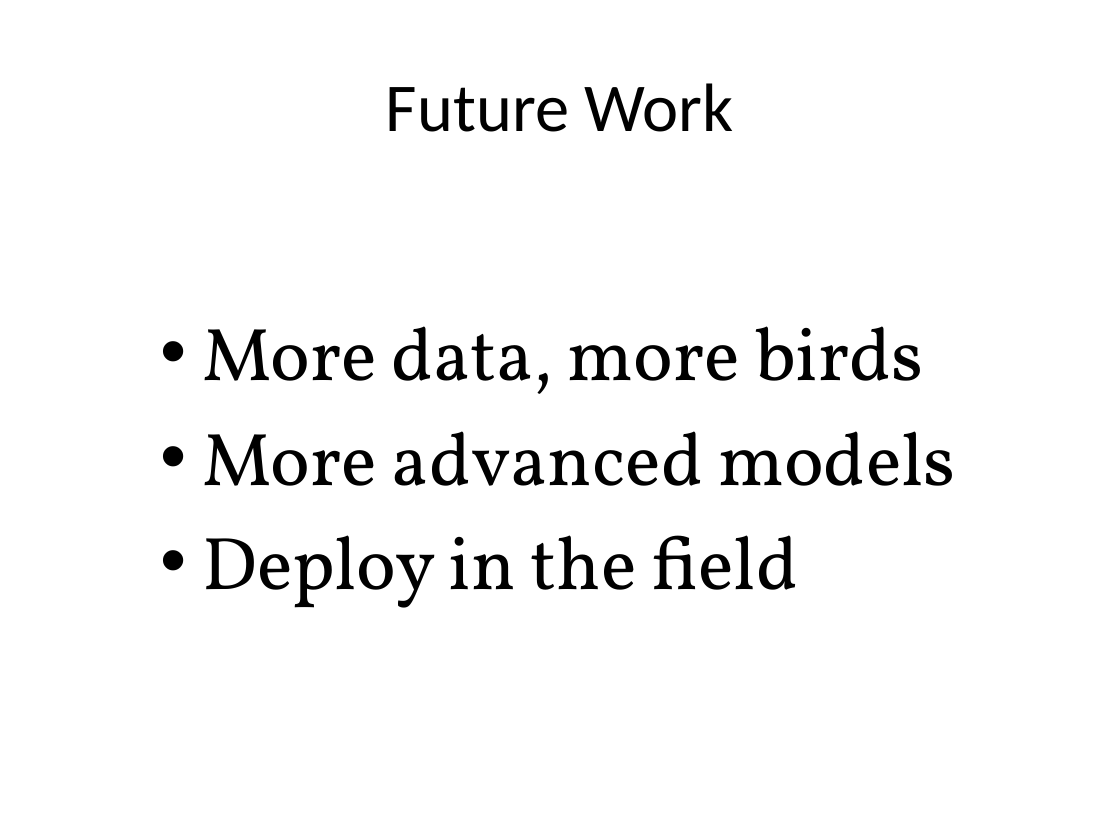
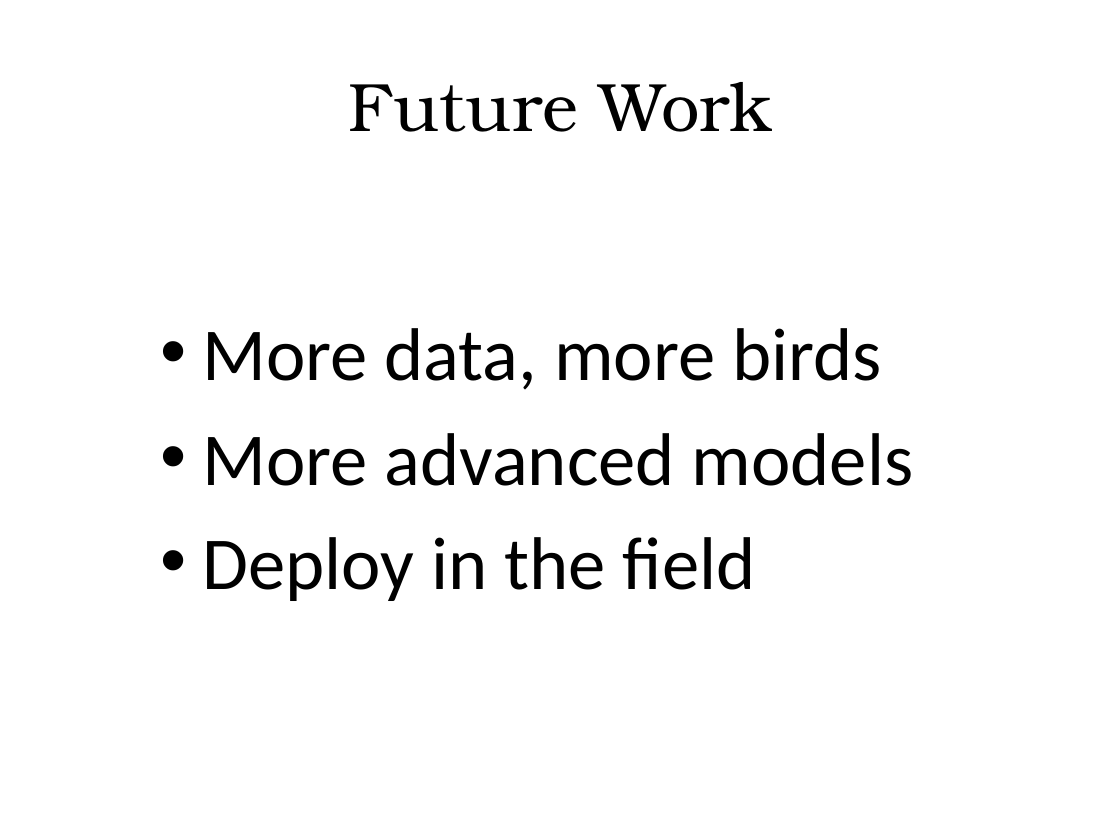
Before and after one commit to 3dspace/machine-learning-at-scale, a slide deck: slide 14 of training_birdsong_classifiers.pptx (slide 6 before the commit). Drawn at 1120x840 pixels with LibreOffice and Linux fonts; fonts in the diff are those of the drawing. Boxes give left, top, right and bottom in pixels: in the first picture for what was removed or moved away, otherwise in the second. Text is boxed around its words. In the diff, an @@ line names an element or a change of style, - is before the commit and + after.

```diff
--- a/training_birdsong_classifiers.pptx
+++ b/training_birdsong_classifiers.pptx
@@ title "Future Work" at box(348, 82, 772, 132): font Calibri to TeX Gyre Bonum @@
@@ text "More data, more birds" at box(203, 328, 913, 601): font Vollkorn to Calibri @@
```
Also in this commit, not shown: 4 other slides changed, 9 slides added, 1 slide removed.
